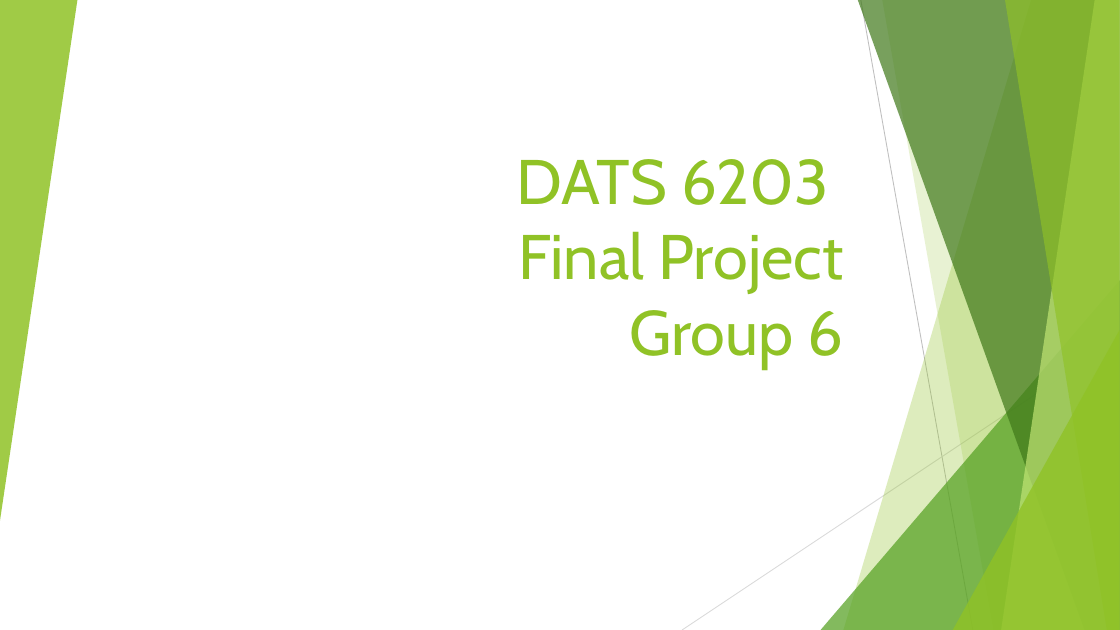
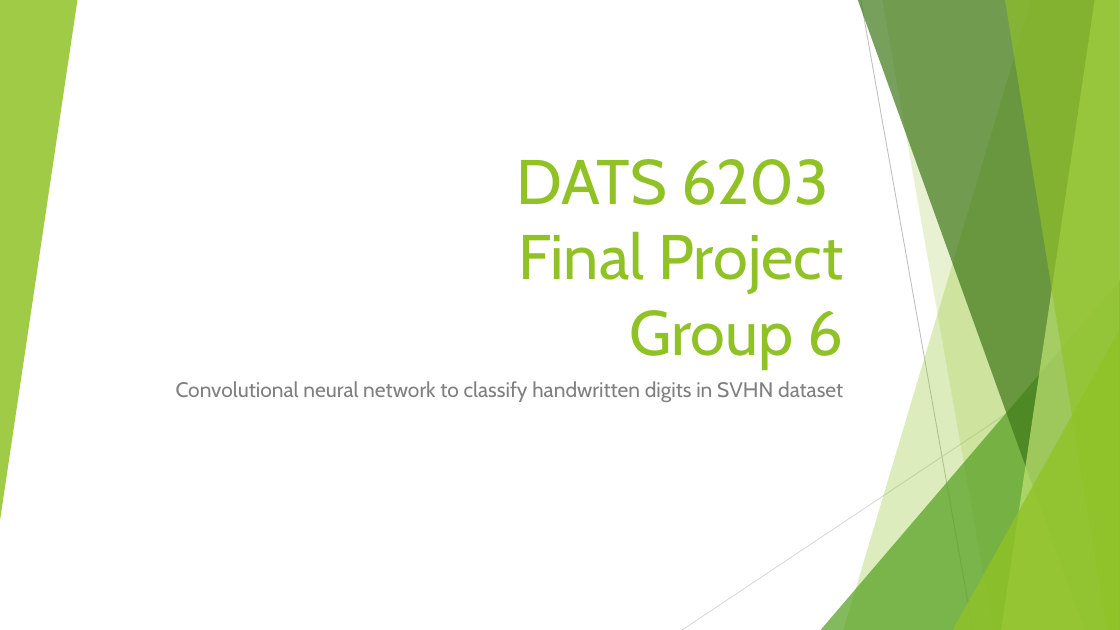
Before and after one commit to josephhaaga/Final-Project-Group6, a slide deck: slide 1 of Final-Group-Presentation/final group presentation.pptx. Drawn at 1120x630 pixels with LibreOffice and Linux fonts; fonts in the diff are those of the drawing. Boxes give left, top, right and bottom in pixels: in the first picture for what was removed or moved away, otherwise in the second. Text is boxed around its words. In the diff, an @@ line names an element or a change of style, - is before the commit and + after.

```diff
--- a/Final-Group-Presentation/final group presentation.pptx
+++ b/Final-Group-Presentation/final group presentation.pptx
@@ subtitle added at [176, 381, 843, 402], 18 pt, text #808080 @@
+Convolutional neural network to classify handwritten digits in SVHN dataset
```
Also in this commit, not shown: 4 other slides changed, 9 slides added, 2 slides removed, 1 other file.
